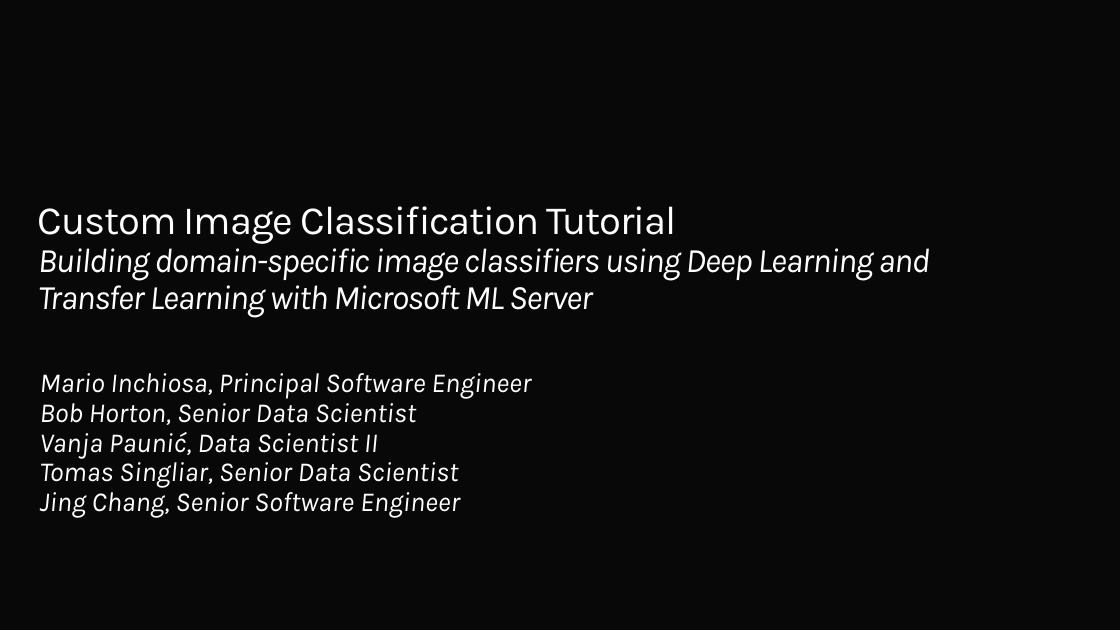
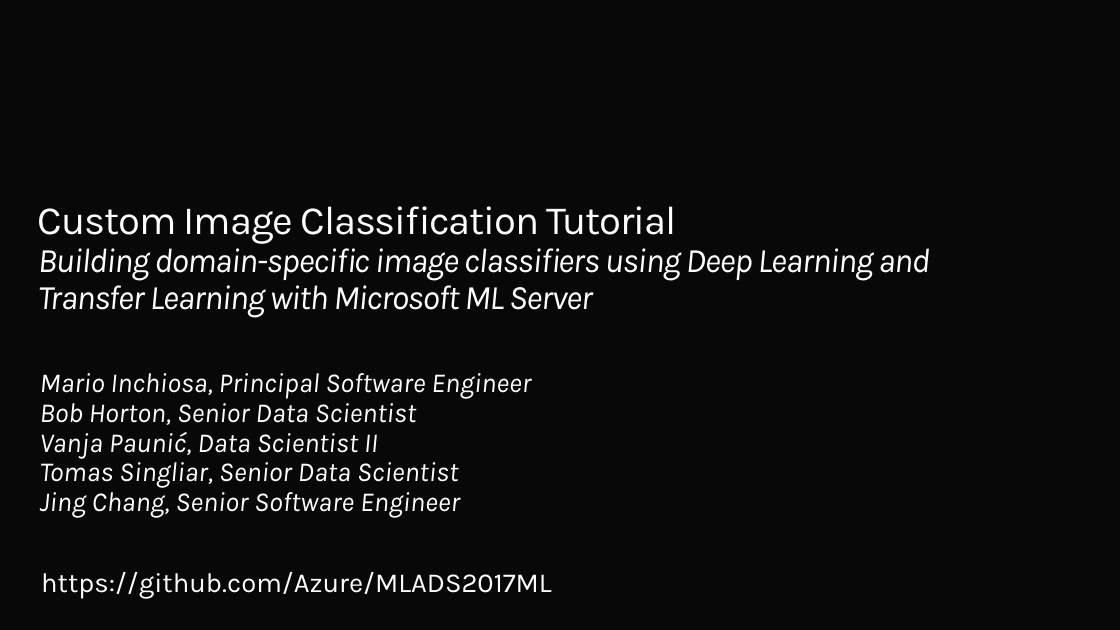
Before and after one commit to Azure/MLADS2017ML, a slide deck: slide 2 of slides/155. Inchiosa_Horton_Paunic_Singliar_Chang.pptx. Drawn at 1120x630 pixels with LibreOffice and Linux fonts; fonts in the diff are those of the drawing; background and template pictures are left out. Boxes give left, top, right and bottom in pixels: in the first picture for what was removed or moved away, otherwise in the second. Text is boxed around its words. In the diff, an @@ line names an element or a change of style, - is before the commit and + after.

Commit message:
Added github link on title slide

```diff
--- a/slides/155. Inchiosa_Horton_Paunic_Singliar_Chang.pptx
+++ b/slides/155. Inchiosa_Horton_Paunic_Singliar_Chang.pptx
@@ text added at [41,572,552,599], 24 pt, text #FFFFFF @@
+https://github.com/Azure/MLADS2017ML
```
